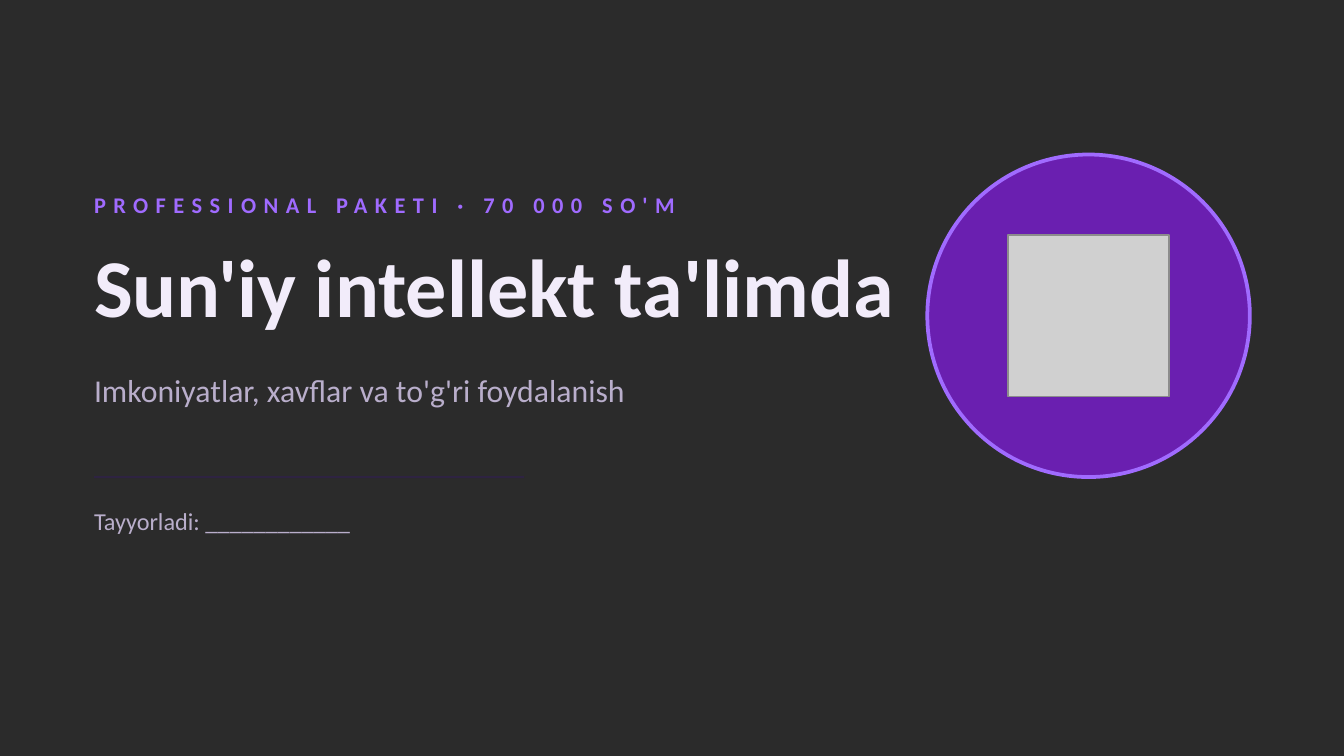
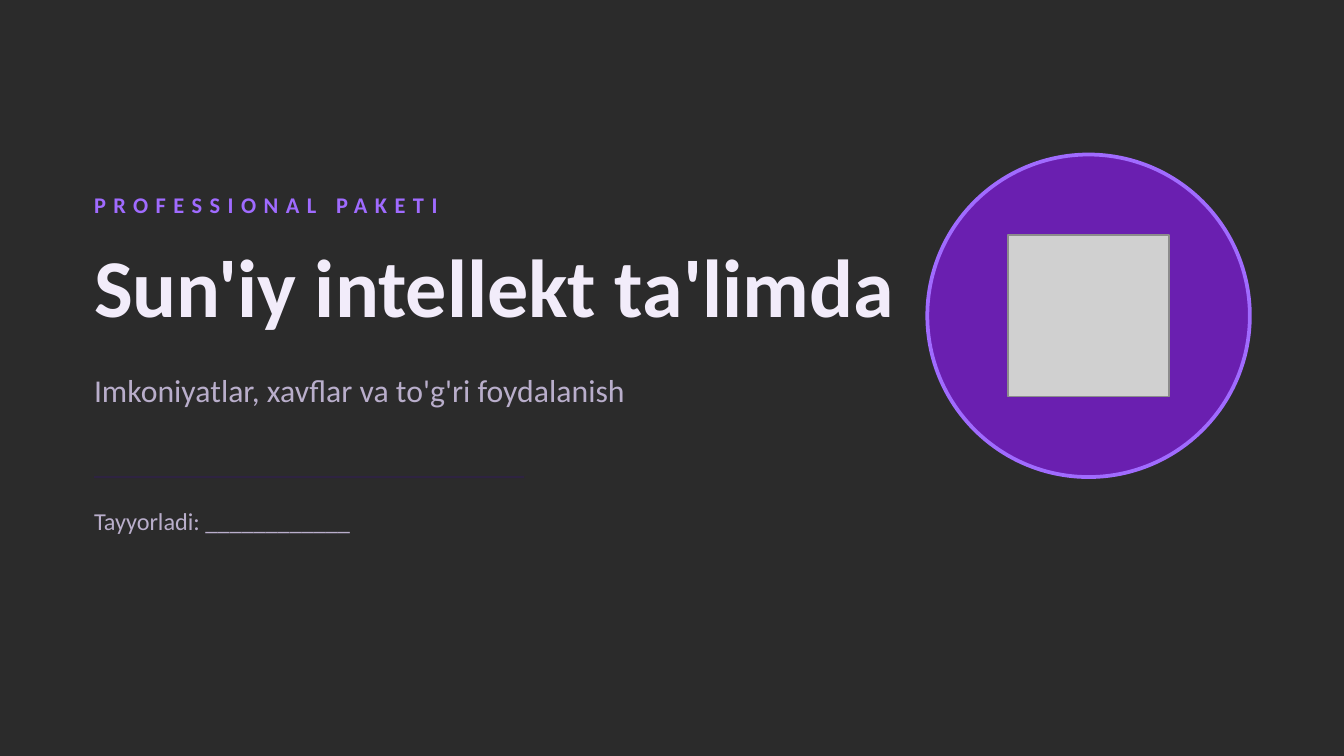
Before and after one commit to ablazizovmuslim-wq/birzumda-tayyorla-bot, a slide deck: slide 1 of 2_Professional_namuna.pptx. Drawn at 1344x756 pixels with LibreOffice and Linux fonts; fonts in the diff are those of the drawing; grey boxes stand for pictures; background and template pictures are left out; a plain dark background stands for a picture behind light text. Boxes give left, top, right and bottom in pixels: in the first picture for what was removed or moved away, otherwise in the second. Text is boxed around its words. In the diff, an @@ line names an element or a change of style, - is before the commit and + after.

```diff
--- a/2_Professional_namuna.pptx
+++ b/2_Professional_namuna.pptx
@@ text at (x1=94, y1=198, x2=437, y2=213): text changed @@
-PROFESSIONAL PAKETI · 70 000 SO'M
+PROFESSIONAL PAKETI
```
Also in this commit, not shown: 35 other files.
